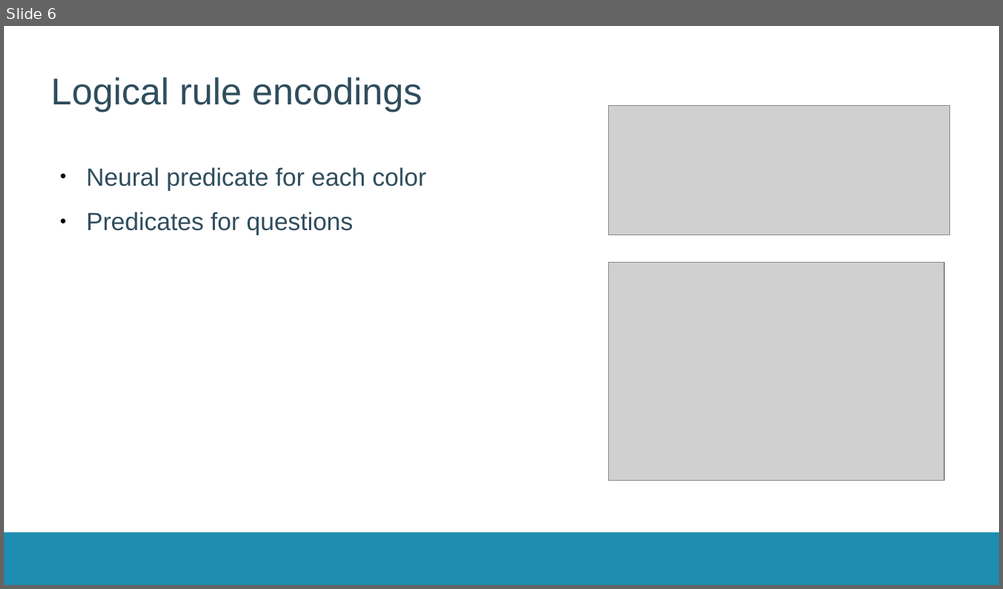
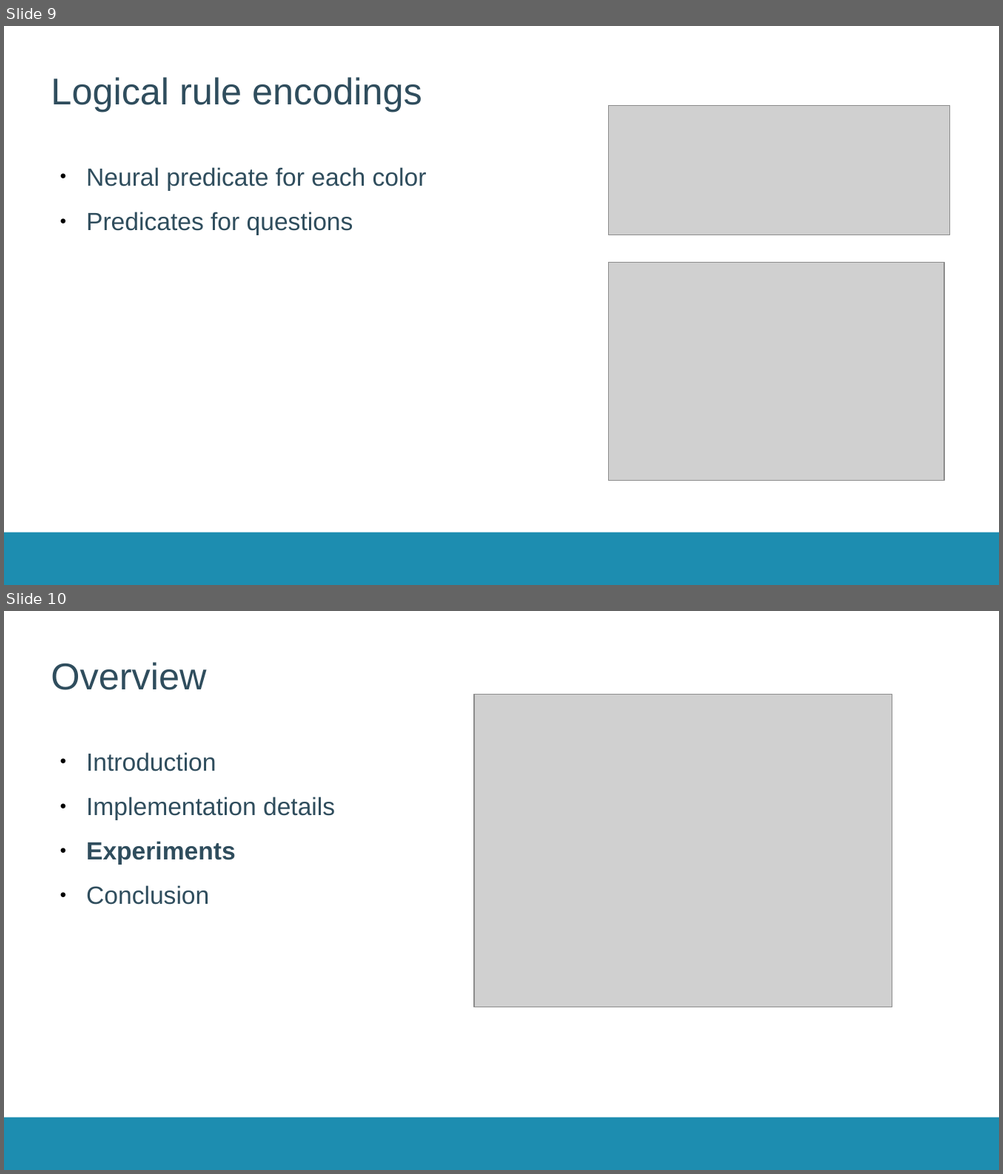
Before and after one commit to JorritWillaert/Capita-Selecta-Neuro-Symbolic-AI, a slide deck: presentation/presentation.odp. Shown one above the other, each under a label of ours: slide 6 before the commit, slides 9 and 10 after it. The pictures are 1003x589 and 1003x1174 pixels, drawn with LibreOffice and Linux fonts; fonts in the diff are those of the drawing; grey boxes stand for pictures; background and template pictures are left out. Boxes give left, top, right and bottom in pixels: in the first picture for what was removed or moved away, otherwise in the second. Text is boxed around its words. In the diff, an @@ line names an element or a change of style, - is before the commit and + after.

```diff
--- a/presentation/presentation.odp
+++ b/presentation/presentation.odp
@@ slide 10 added at <box>4,611,999,1170</box>, background #FFFFFF; not listed: 1 template element that a slide beside it also shows @@
@@ title added at <box>51,662,206,690</box>, 36 pt, text #2F4D5D @@
+Overview
@@ picture added at <box>474,695,892,1008</box> @@
@@ text added at <box>86,752,335,905</box>, 24 pt, text #2F4D5D @@
+● Introduction
+● Implementation details
+● Experiments
+● Conclusion
@@ what was slide 6 is now slide 9 @@
```
Also in this commit, not shown: 1 slide changed, 10 other slides added, 2 slides removed, 1 other file.
